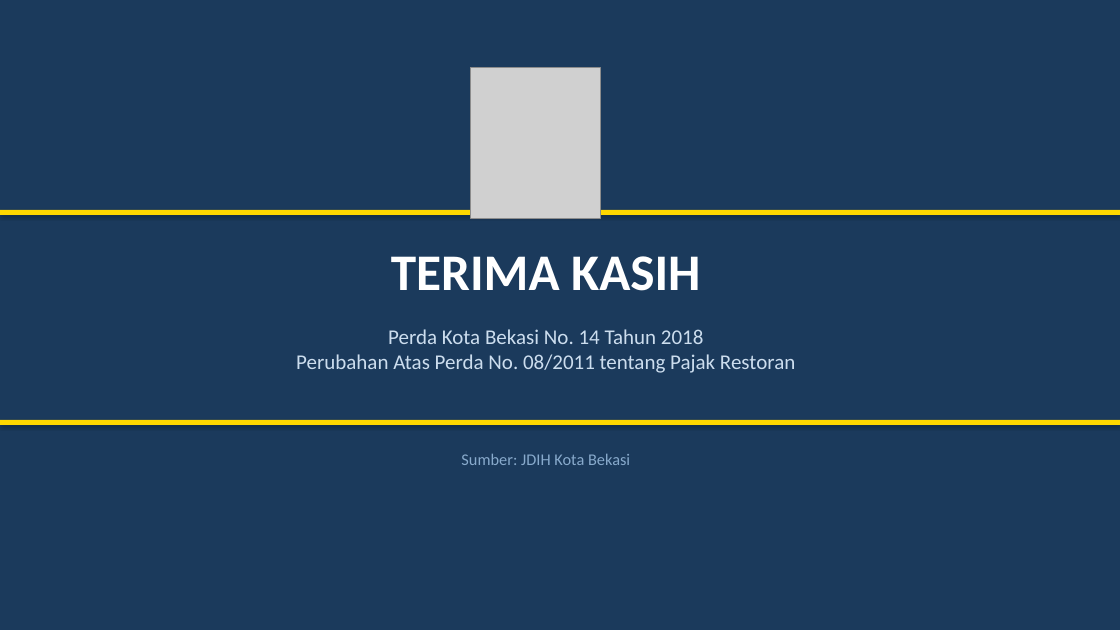
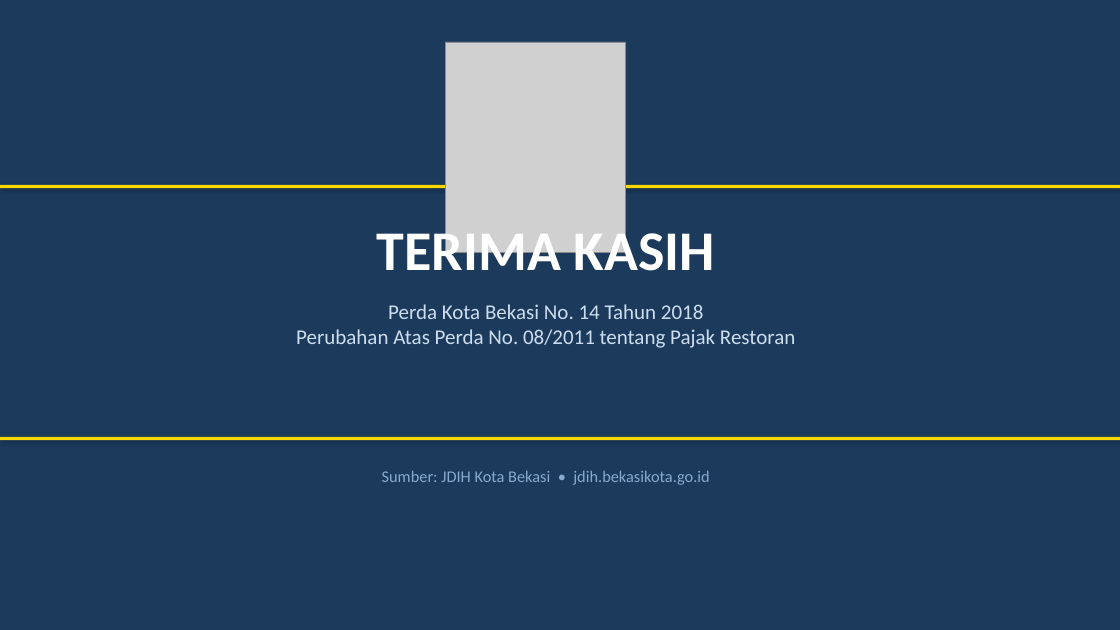
Before and after one commit to rahadiana/coba_ppt, a slide deck: slide 5 of Ringkasan_Perda_Bekasi_No_14_2018.pptx. Drawn at 1120x630 pixels with LibreOffice and Linux fonts; fonts in the diff are those of the drawing; grey boxes stand for pictures. Boxes give left, top, right and bottom in pixels: in the first picture for what was removed or moved away, otherwise in the second. Text is boxed around its words. In the diff, an @@ line names an element or a change of style, - is before the commit and + after.

Commit message:
fix: perbesar logo Kota Bekasi di semua slide

```diff
--- a/Ringkasan_Perda_Bekasi_No_14_2018.pptx
+++ b/Ringkasan_Perda_Bekasi_No_14_2018.pptx
@@ picture: place and size @@
-picture at (471,67,600,218)
+picture at (445,42,625,252)
@@ rectangle: place and size @@
-rectangle at (0,210,1120,215)
+rectangle at (0,185,1120,188)
@@ text "TERIMA KASIH": place and size @@
-text "TERIMA KASIH" at (391,256,700,291)
+text "TERIMA KASIH" at (377,223,715,283)
@@ text "TERIMA KASIH" at (377,223,715,283): size 44 to 48 pt @@
@@ text "Perda Kota Bekasi No. 14 ...": place and size @@
-text "Perda Kota Bekasi No. 14 ..." at (296,329,795,373)
+text "Perda Kota Bekasi No. 14 ..." at (296,304,795,348)
@@ rectangle: place and size @@
-rectangle at (0,420,1120,425)
+rectangle at (0,437,1120,440)
@@ text at (382,471,709,485): text changed @@
-Sumber: JDIH Kota Bekasi
+Sumber: JDIH Kota Bekasi • jdih.bekasikota.go.id
```
Also in this commit, not shown: 4 other slides changed.
